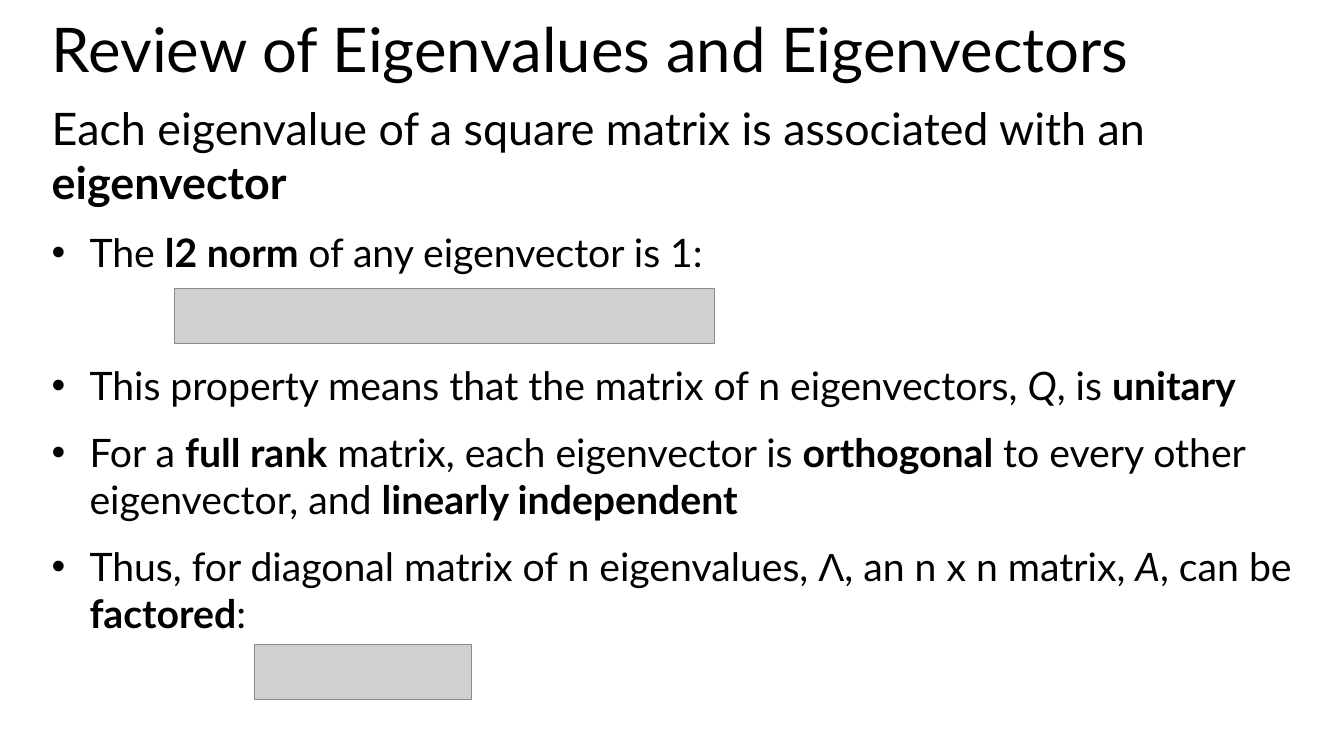
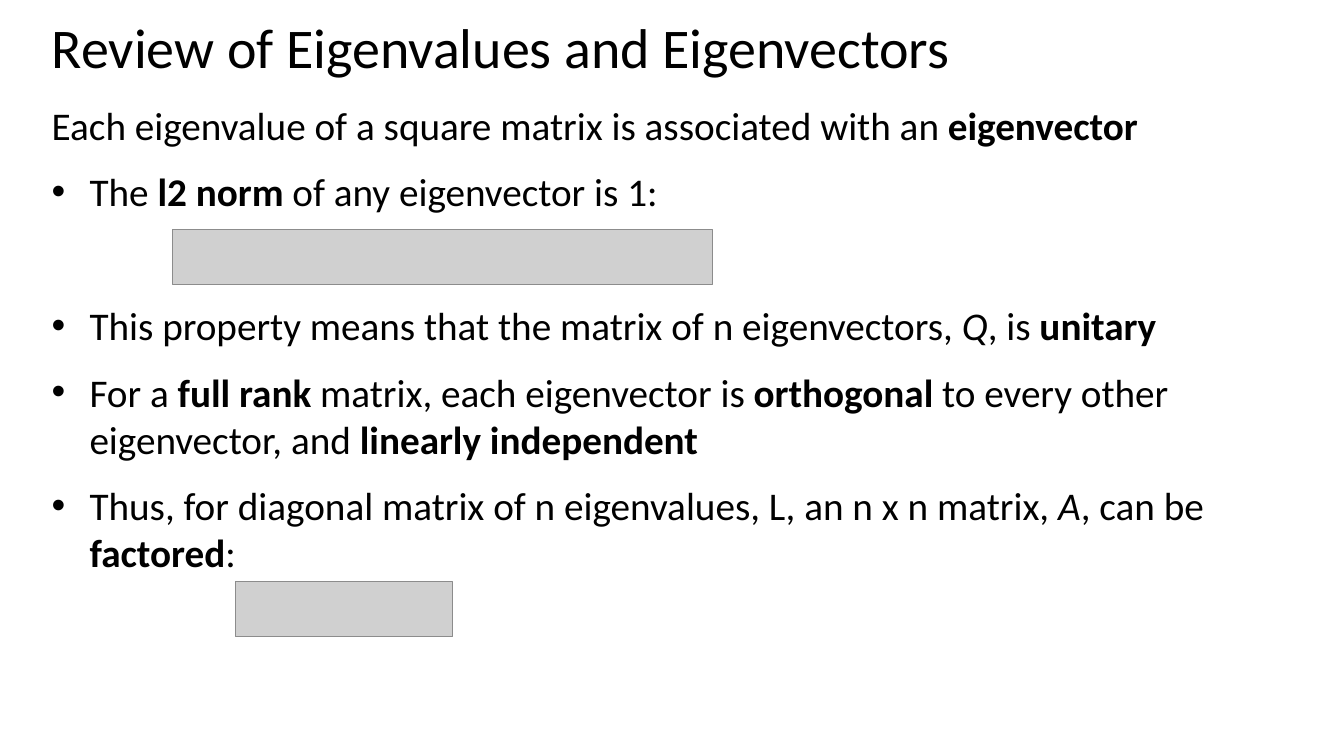
Before and after one commit to StephenElston/CSCI-E-108, a slide deck: slide 53 of slides/6_IntroductionToClustering.pptx (slide 51 before the commit). Drawn at 1344x756 pixels with LibreOffice and Linux fonts; fonts in the diff are those of the drawing; grey boxes stand for pictures. Boxes give left, top, right and bottom in pixels: in the first picture for what was removed or moved away, otherwise in the second. Text is boxed around its words. In the diff, an @@ line names an element or a change of style, - is before the commit and + after.

```diff
--- a/slides/6_IntroductionToClustering.pptx
+++ b/slides/6_IntroductionToClustering.pptx
@@ title "Review of Eigenvalues and Eigenvectors" at [52,29,950,78]: size 44 to 40 pt, font Lato to Calibri @@
@@ text at [52,112,1168,461]: size 32 to 28 pt in "Each eigenvalue of a square matrix is ..."; font Lato to Calibri in "Each eigenvalue of a square matrix is ...", "The l2 norm of any eigenvector is ...", "This property means that the matrix of ...", "For a full rank matrix, each eigenvector ..." @@
@@ picture: place and size @@
-picture at [175,288,715,344]
+picture at [172,230,712,285]
@@ text at [90,492,1204,568]: text changed; font Lato to Calibri @@
-• Thus, for diagonal matrix of n eigenvalues, Λ, an n x n matrix, A, can be factored:
+• Thus, for diagonal matrix of n eigenvalues, L, an n x n matrix, A, can be factored:
@@ picture: place and size @@
-picture at [254,644,472,700]
+picture at [235,582,453,637]
```
Also in this commit, not shown: 9 other slides changed, 9 slides added.
